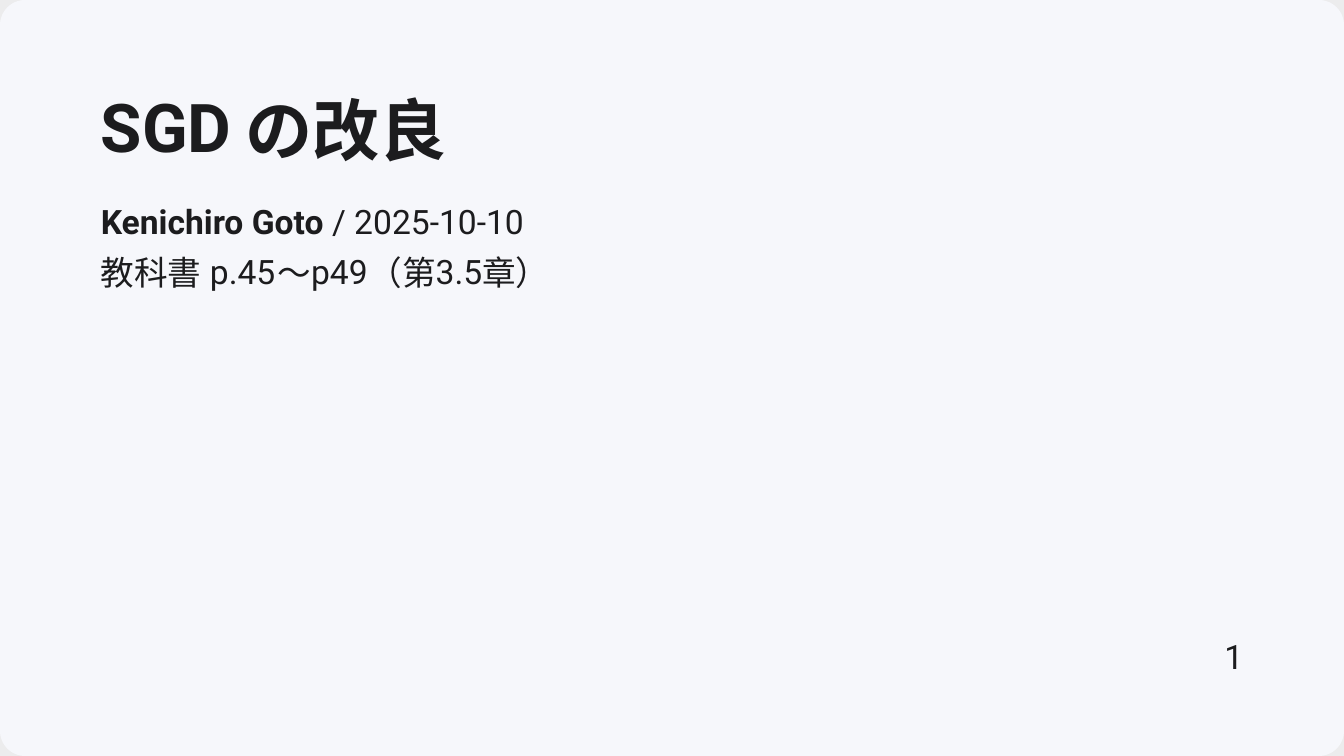
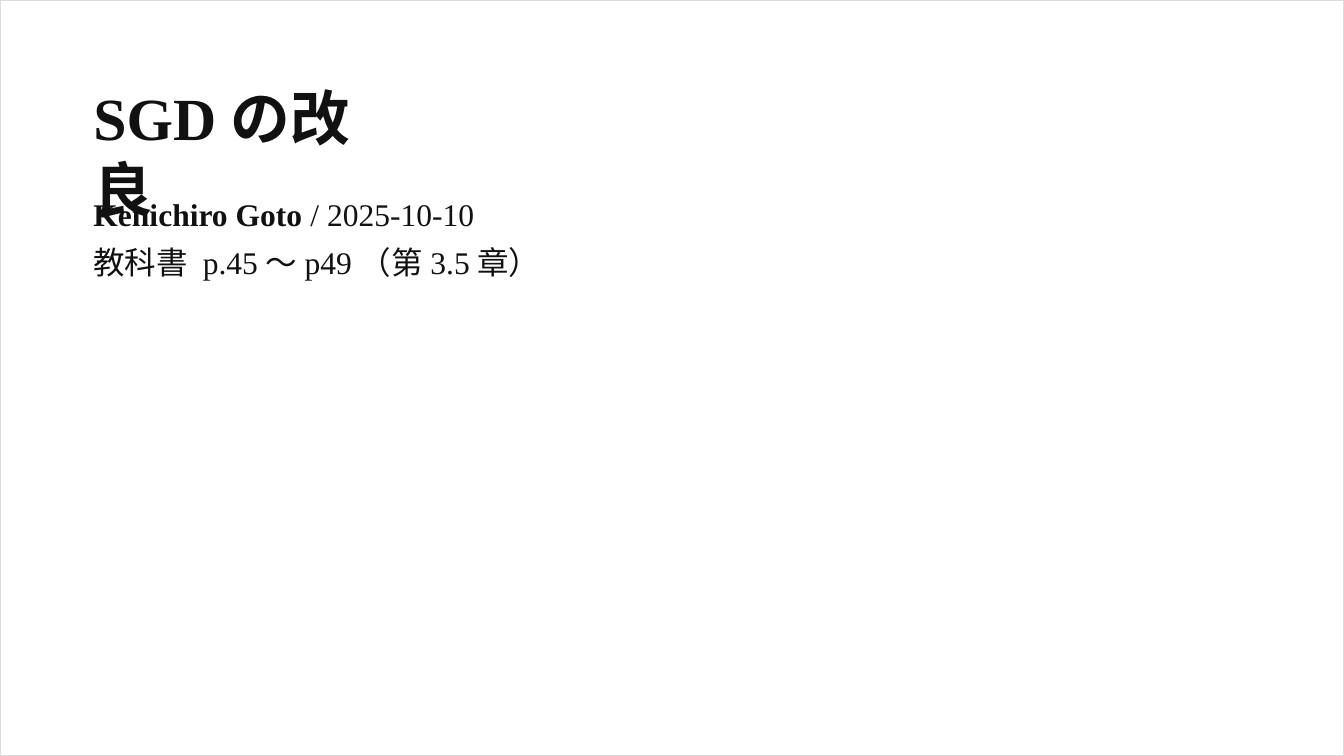
Before and after one commit to frinfo702/slides, a slide deck: slide 1 of nishikawa-lab/pptx/20251010_presentation.pptx. Drawn at 1344x756 pixels with LibreOffice and Linux fonts; fonts in the diff are those of the drawing; background and template pictures are left out. Boxes give left, top, right and bottom in pixels: in the first picture for what was removed or moved away, otherwise in the second. Text is boxed around its words. In the diff, an @@ line names an element or a change of style, - is before the commit and + after.

Commit message:
Add arxiv_plain theme for Marp and update presentation settings to use the new theme; disable pagination in the presentation file.

```diff
--- a/nishikawa-lab/pptx/20251010_presentation.pptx
+++ b/nishikawa-lab/pptx/20251010_presentation.pptx
@@ freeform shape removed at (0,0,1344,756) @@
@@ freeform shape at (1,1,1344,756): fill #11111A at 8% opacity to none; outline none to #DCDCDC 0.74 pt; outline redrawn @@
@@ text removed at (101,103,232,153) @@
-SGD
@@ text at (245,97,447,162): text changed; size 48 to 42.7 pt; font Noto Sans CJK JP to Times New Roman; text colour #1C1C1E to #111111 @@
-の改良
+SGDの改良
@@ text "Kenichiro Goto / 2025-10-10": place and size @@
-text "Kenichiro Goto / 2025-10-10" at (101,208,524,235)
+text "Kenichiro Goto / 2025-10-10" at (236,205,474,227)
@@ text "Kenichiro Goto / 2025-10-10" at (236,205,474,227): size 24 to 22.5 pt, font Roboto to Times New Roman, text colour #1C1C1E to #111111 @@
@@ text added at (93,247,469,280), 22.5 pt, text #111111 @@
+教科書 p.45〜p49（第3.5章）
@@ text removed at (101,256,202,288) @@
-教科書
@@ text removed at (210,260,275,291) @@
-p.45
@@ text removed at (278,267,312,277) @@
-〜
@@ text removed at (311,259,368,291) @@
-p49
@@ text removed at (368,256,435,288) @@
-（第
@@ text removed at (436,259,483,285) @@
-3.5
@@ text removed at (482,256,549,288) @@
-章）
@@ text removed at (1224,645,1243,669) @@
-1
```
Also in this commit, not shown: 14 other slides changed, 10 slides added, 1 slide removed, 2 other files.
